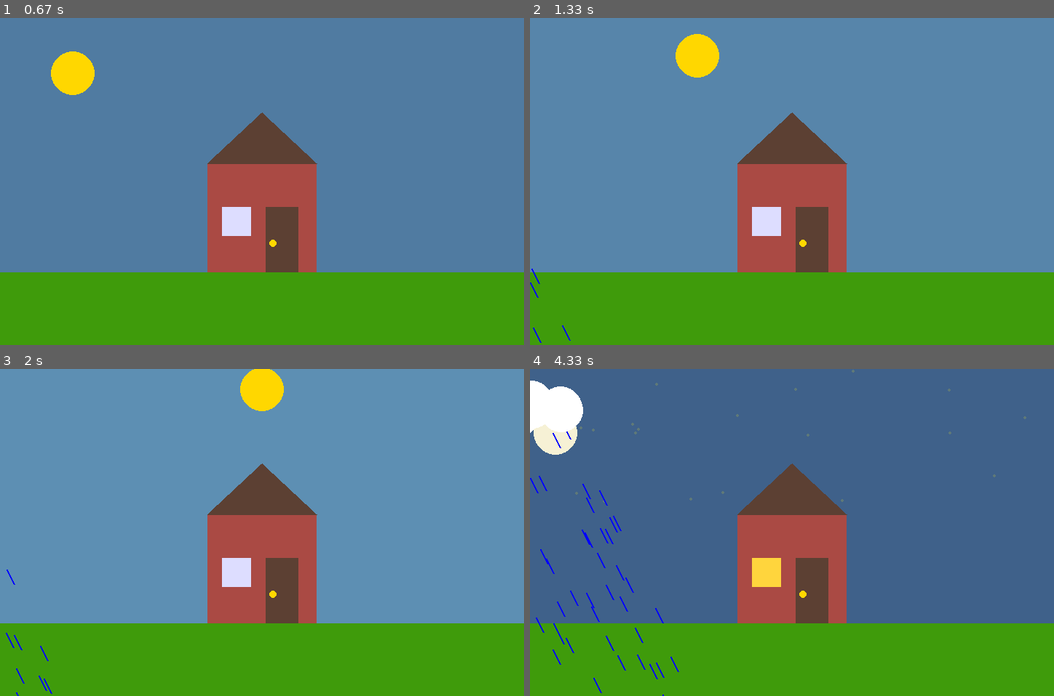
Above: before the commit, frames 1-4 (two rows, left to right).
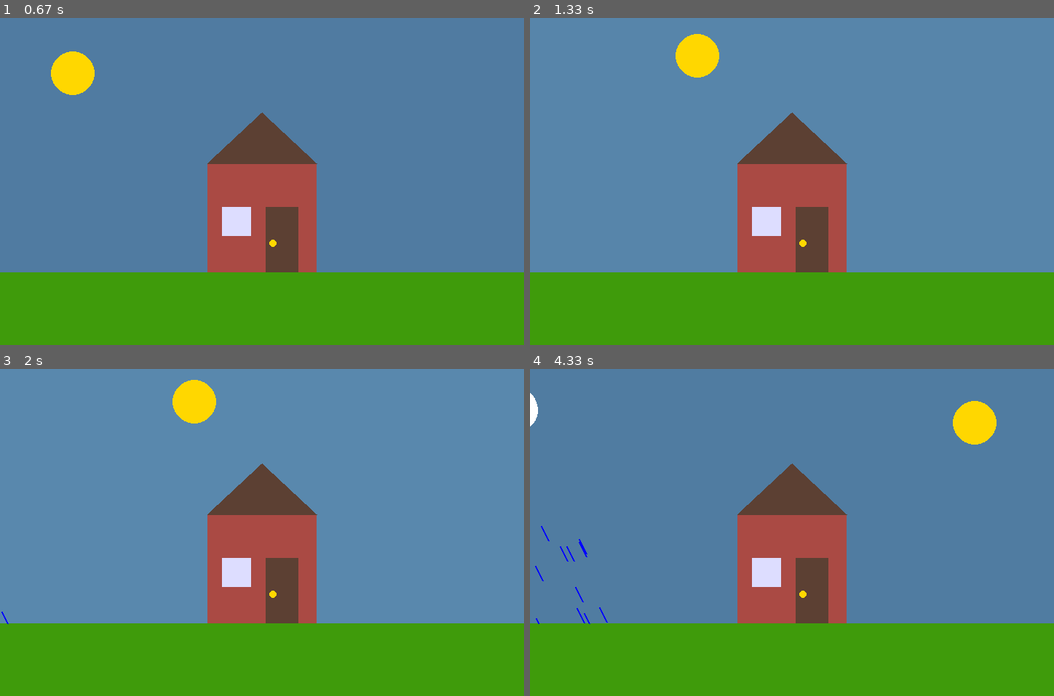
Above: after the commit, the same moments.

Repository: OoEthanoO/ICS11
Game: pygame game, started from Pygame/landscape.py
Same seed, same stepped clock (60 frames per second), same inputs: the game is played once before the commit and once after it.
Inputs:
- Up to frame 1 (0.67 s): no input
- Up to frame 2 (1.33 s): no input
- Up to frame 3 (2 s): hold Left 1.33-1.87 s; hold Left from 1.9 s (still down)
- Up to frame 4 (4.33 s): release Left at 2.3 s; hold Right 2.33-2.97 s; hold Left 3-3.47 s

Frame 1 is identical in both runs. In frame 2, less than 0.1% of the frame differs, in the area x 0-8%, y 76-100%; in frame 3, 1.8%; in frame 4, 70%, in the area x 0-100%, y 0-100%.

Commit message:
Add finishing touches to landscape

Diff:
--- a/Pygame/landscape.py
+++ b/Pygame/landscape.py
@@ -50,6 +50,8 @@
         keys = pygame.key.get_pressed()
         if keys[pygame.K_RIGHT]: # right arrow key to speed things up if you want to see weather changes faster
             speed_multiplier = 4 # highly recommend using this to see the weather changes faster
+        elif keys[pygame.K_LEFT]: # left arrow to slow things down
+            speed_multiplier = 0.25 # press this if you wanna see cool lightning better
         else:
             speed_multiplier = 1
 
@@ -62,7 +64,8 @@
         print(sky_color)
         prev_weather = weather
         weather = random.randint(1, 4)
-        # weather = 4
+        # weather = 4 # uncomment this if you want to see a specific weather
+        # imo coolest one is 4
         if weather != 1:
             num_clouds = 0
             if weather == 2:
@@ -121,6 +124,11 @@
 
     thunder_this_frame = weather == 4 and random.randint(0, 20) == 0
 
+    for cloud in cloud_coords:
+        cloud[0] += 0.5
+        if cloud[0] > WIDTH + 70:
+            cloud_coords.remove(cloud)
+
     game_tick += 1
 
     # DRAWING
@@ -152,18 +160,19 @@
     if weather >= 3: # rainy
         rain_alpha = 255
     else:
-        if prev_weather >= 3 and rain_alpha > 0:
+        if rain_alpha > 0 and prev_weather >= 3:
             rain_alpha -= 2 # rain fades out (i think its pretty cool)
 
     if rain_alpha >= 0:
         rain_surface = pygame.Surface((WIDTH, HEIGHT), pygame.SRCALPHA)
         # draw rain streaks
         for _ in range(200):
-            x, y = random.randint(0, WIDTH), random.randint(0, HEIGHT)
+            x, y = random.randint(0, WIDTH), random.randint(0, 350)
             # only draw rain streaks below the clouds
             for cloud in cloud_coords:
                 if x > cloud[0] - 60 + (y - 100) * 0.5 + 15 and x < cloud[0] + 60 + (y - 100) * 0.5 and y > cloud[1] + 10:
-                    pygame.draw.line(rain_surface, (0, 0, 255, rain_alpha), (x, y), (x + 10, y + 20), 2)
+                    from_ground = (350 - y) / 20
+                    pygame.draw.line(rain_surface, (0, 0, 255, rain_alpha), (x, y), (x + min(1, from_ground) * 10, y + min(1, from_ground) * 20), 2)
                     break
                 # pygame.draw.line(screen, (0, 0, 255), (x, y), (x + 10, y + 20), 2)
 
@@ -174,8 +183,15 @@
         # fire lightning from some random cloud to the ground
         if thunder_this_frame:
             cloud = random.choice(cloud_coords)
-            # sticking with line cuz i dont know how to draw a good looking lightning bolt
-            pygame.draw.line(screen, (255,154,0), (cloud[0] + random.randint(-70, 70), cloud[1] + 30), (cloud[0] + random.randint(-140, 140), 350), 3)
+            break_coords = [(cloud[0] + random.randint(-70, 70), cloud[1])]
+            for _ in range(5):
+                break_coords.append((break_coords[-1][0] + random.randint(-30, 30), break_coords[-1][1] + random.randint(0, 56)))
+                # zig zags
+
+            break_coords[-1] = (break_coords[-1][0], 350)
+            # it has to zap the ground at the end so
+            for i in range(len(break_coords) - 1):
+                pygame.draw.line(screen, (255, 255, 255), break_coords[i], break_coords[i + 1], 2)
 
     # draw clouds
     for cloud in cloud_coords:
@@ -183,9 +199,6 @@
         pygame.draw.circle(screen, (255, 255, 255), tuple(cloud), 30)
         pygame.draw.circle(screen, (255, 255, 255), (cloud[0] + 40, cloud[1] + 5), 30)
         pygame.draw.circle(screen, (255, 255, 255), (cloud[0] - 40, cloud[1] + 5), 30)
-        cloud[0] += 0.5
-        if cloud[0] > WIDTH + 70:
-            cloud_coords.remove(cloud)
 
     # Must be the last two lines
     # of the game loop
